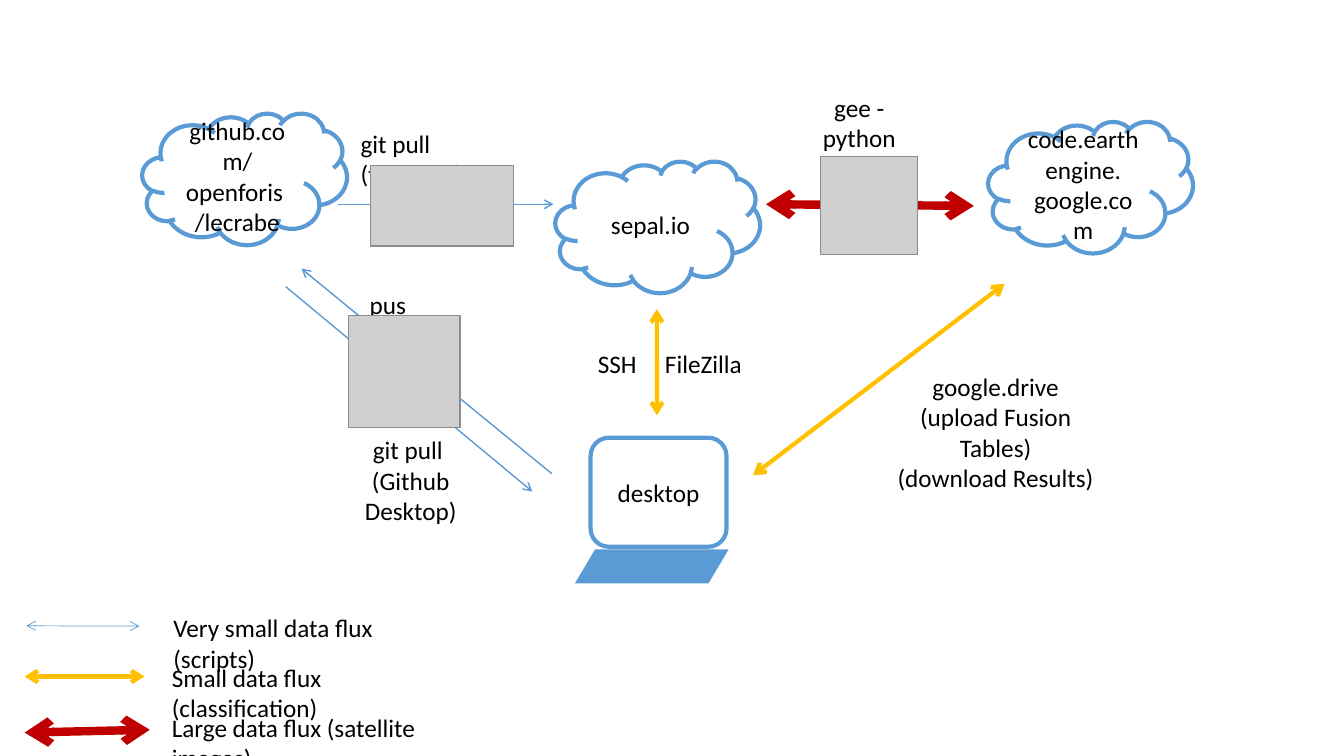
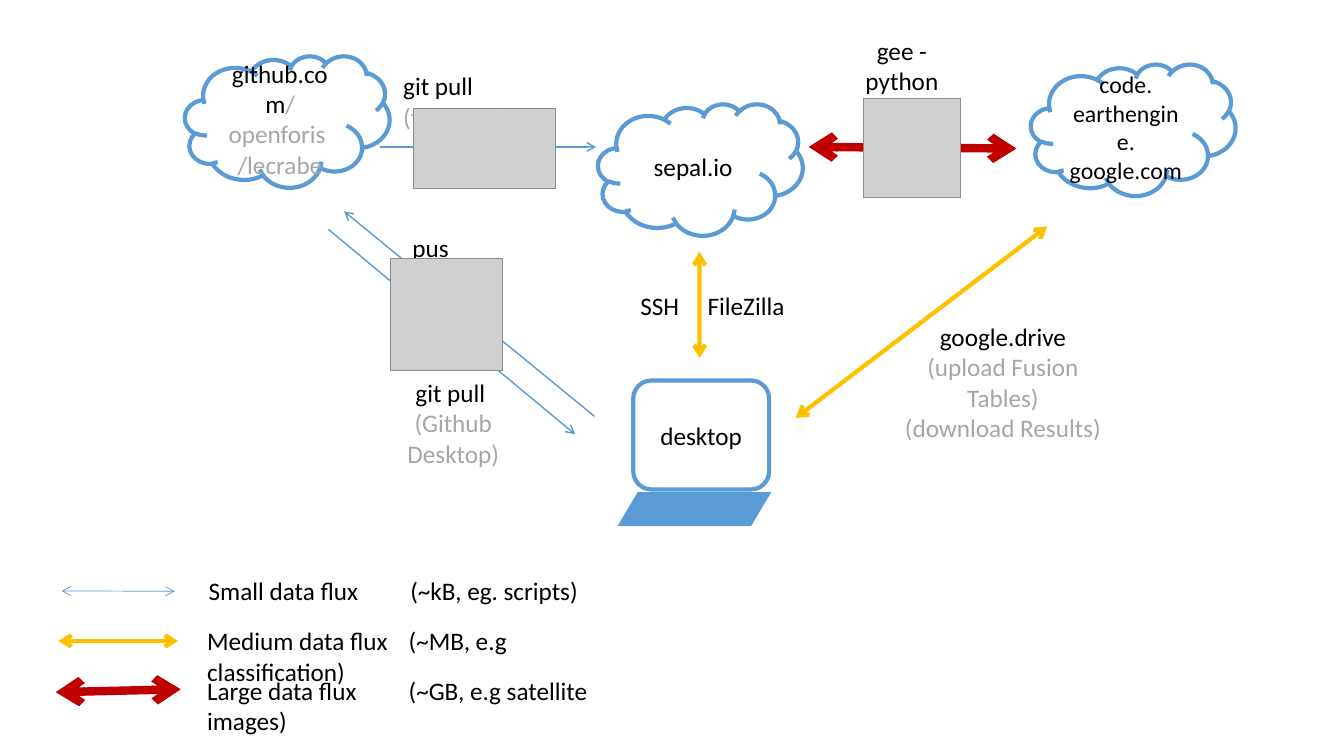
Before and after one commit to lecrabe/ws_khm_20180507, a slide deck: slide 1 of presentations/sepal_gee_github_dekstop.pptx. Drawn at 1344x756 pixels with LibreOffice and Linux fonts; fonts in the diff are those of the drawing; grey boxes stand for pictures. Boxes give left, top, right and bottom in pixels: in the first picture for what was removed or moved away, otherwise in the second. Text is boxed around its words. In the diff, an @@ line names an element or a change of style, - is before the commit and + after.

Commit message:
data flux illustration

```diff
--- a/presentations/sepal_gee_github_dekstop.pptx
+++ b/presentations/sepal_gee_github_dekstop.pptx
@@ cloud "github.com/openforis" at (185,55,389,187): text colour #000000 to #A6A6A6 in "github.com/openforis", "/lecrabe" @@
@@ 3 texts, 1 picture, 1 cloud: place and size @@
-3 texts, 1 picture, 1 cloud at (360,135,760,524)
+3 texts, 1 picture, 1 cloud at (402,77,803,467)
@@ text "git pull (terminal)" at (403,77,505,132): text colour #000000 to #A6A6A6 in "(terminal)" @@
@@ text in cloud at (1099,73,1152,93): text changed; size 18 to 17 pt @@
-code.earthengine.
+code.
+earthengine.
@@ 1 picture, 1 text, 1 rounded rectangle, 1 parallelogram, 1 arrow: place and size @@
-1 picture, 1 text, 1 rounded rectangle, 1 parallelogram, 1 arrow at (338,205,742,582)
+1 picture, 1 text, 1 rounded rectangle, 1 parallelogram, 1 arrow at (380,147,785,524)
@@ 2 double arrows, 1 cloud, 1 text: place and size @@
-2 double arrows, 1 cloud, 1 text at (142,104,974,415)
+2 double arrows, 1 cloud, 1 text at (185,47,1016,358)
@@ text in cloud at (1070,162,1182,186): size 18 to 17 pt in "google.com" @@
@@ 2 arrows, 1 picture, 1 cloud, 1 double arrow: place and size @@
-2 arrows, 1 picture, 1 cloud, 1 double arrow at (286,122,1193,492)
+2 arrows, 1 picture, 1 cloud, 1 double arrow at (329,65,1236,435)
@@ text "google.drive": place and size @@
-text "google.drive" at (898,378,1093,491)
+text "google.drive" at (905,328,1100,440)
@@ text at (905,358,1100,440): text colour #000000 to #A6A6A6 in "(upload Fusion Tables)", "(download Results)" @@
@@ text at (407,414,499,467): text colour #000000 to #A6A6A6 in "(Github Desktop)" @@
@@ double arrow moved from (26, 626) - (139, 626) to (62, 591) - (174, 592) @@
@@ text at (209,581,578,605): text changed @@
-Very small data flux (scripts)
+Small data flux (~kB, eg. scripts)
@@ double arrow moved from (144, 677) - (25, 677) to (178, 641) - (58, 641) @@
@@ text at (207,631,507,687): text changed @@
-Small data flux (classification)
+Medium data flux (~MB, e.g classification)
@@ text at (207,680,587,735): text changed @@
-Large data flux (satellite images)
+Large data flux (~GB, e.g satellite images)
@@ double arrow moved from (150, 730) - (25, 733) to (180, 690) - (55, 693) @@
```
Also in this commit, not shown: 1 other file.
